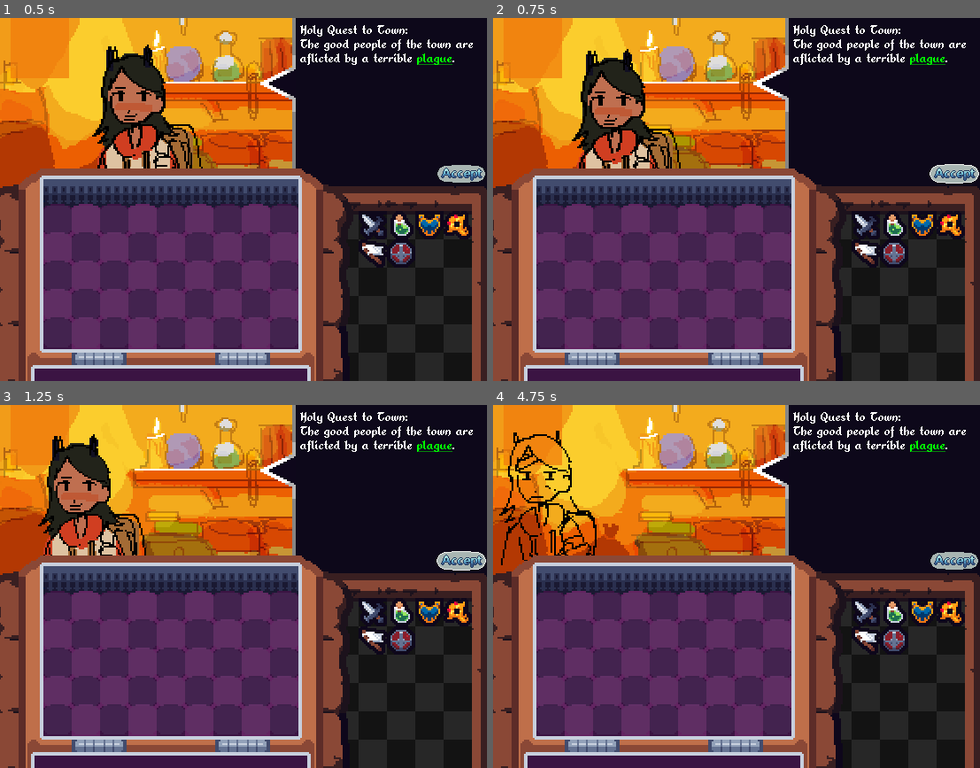
Above: before the commit, frames 1-4 (two rows, left to right).
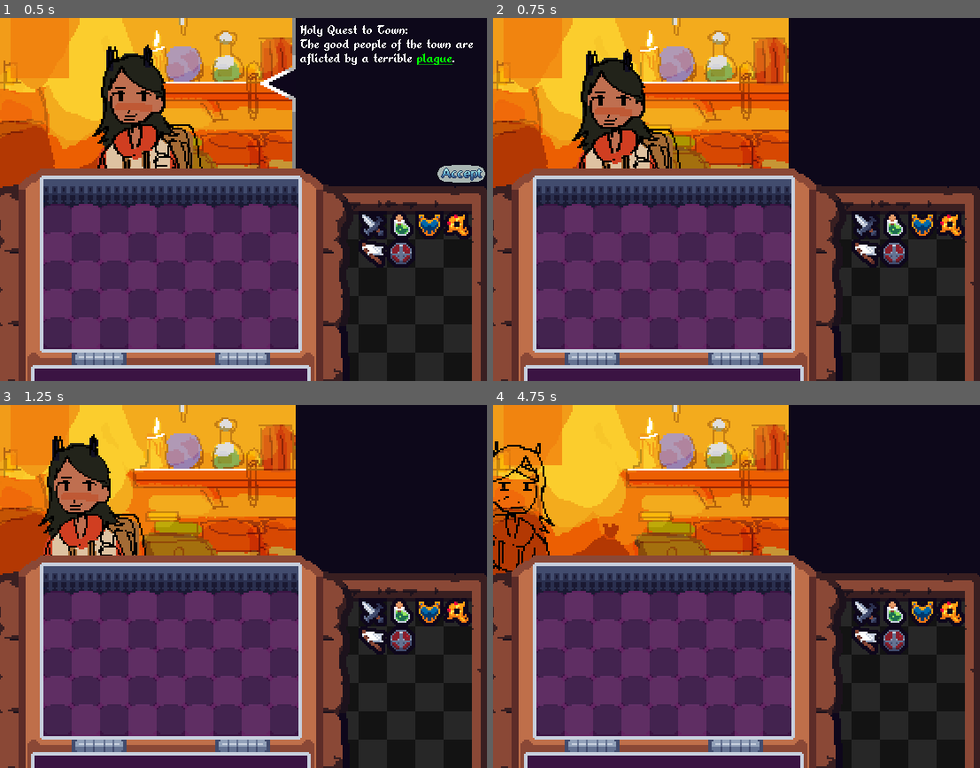
Above: after the commit, the same moments.

Repository: ObliteratedEntertainment/LudumDare54
Game: Godot game, scene res://main.tscn
Two runs of this game, one before a commit and one after it. Both use one fixed random seed, a clock stepped at 60 frames per second and the inputs below.
Inputs (mouse positions are in pixels of both pictures, inside the frame that each line leads up to):
- Up to frame 1 (0.5 s): no input
- Up to frame 2 (0.75 s): click (955, 174) at 0.5 s
- Up to frame 3 (1.25 s): no input
- Up to frame 4 (4.75 s): click (955, 561) at 1.27 s; click (955, 561) at 2.02 s; move the mouse to (882, 481) at 2.77 s; tap R (item_rotate) at 2.85, 3.6, 4.35 s; tap Enter at 3.5 s; move the mouse to (639, 604) at 3.52 s; move the mouse to (785, 506) at 4.27 s

Frame 1 is identical in both runs. In frame 2, 1.8% of the frame differs, in the area x 53-100%, y 0-46%; in frame 3, 1.8%; in frame 4, 3.6%, in the area x 0-100%, y 0-47%.

Commit message:
Hide quest data and show on return

Diff:
--- a/ui/quest/QuestContainer.gd
+++ b/ui/quest/QuestContainer.gd
@@ -3,8 +3,10 @@
 
 # Called when the node enters the scene tree for the first time.
 func _ready():
-	pass # Replace with function body.
+	GameManager.character_mission_end.connect(_mission_end)
 
+func _mission_end():
+	visible = true
 
 # Called every frame. 'delta' is the elapsed time since the previous frame.
 func _process(delta):
@@ -37,4 +39,5 @@
 	else:
 		print("Failed Quest!")
 
+	visible = false
 	GameManager.quest_accepted.emit(passed_quest)
